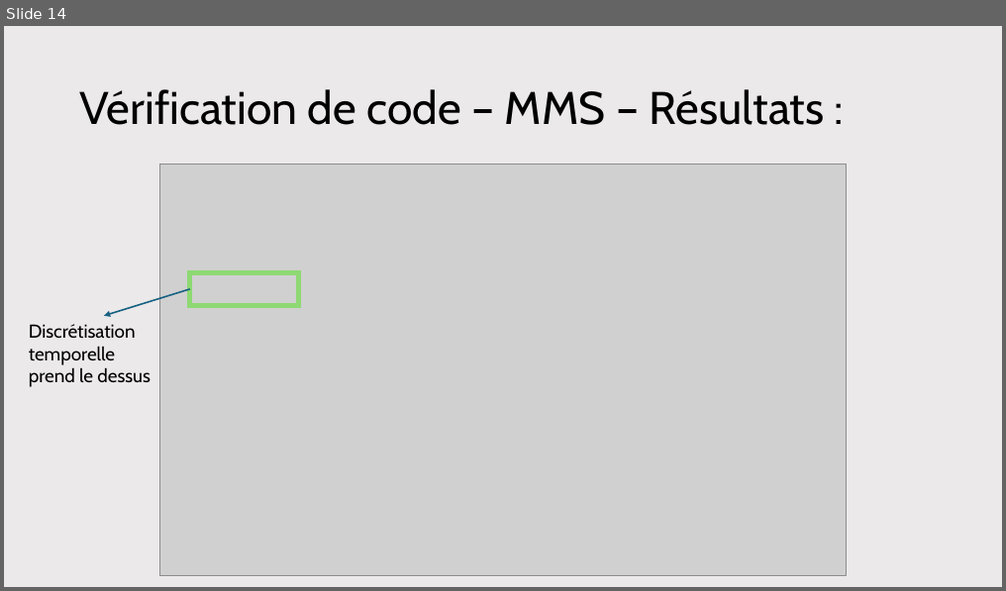
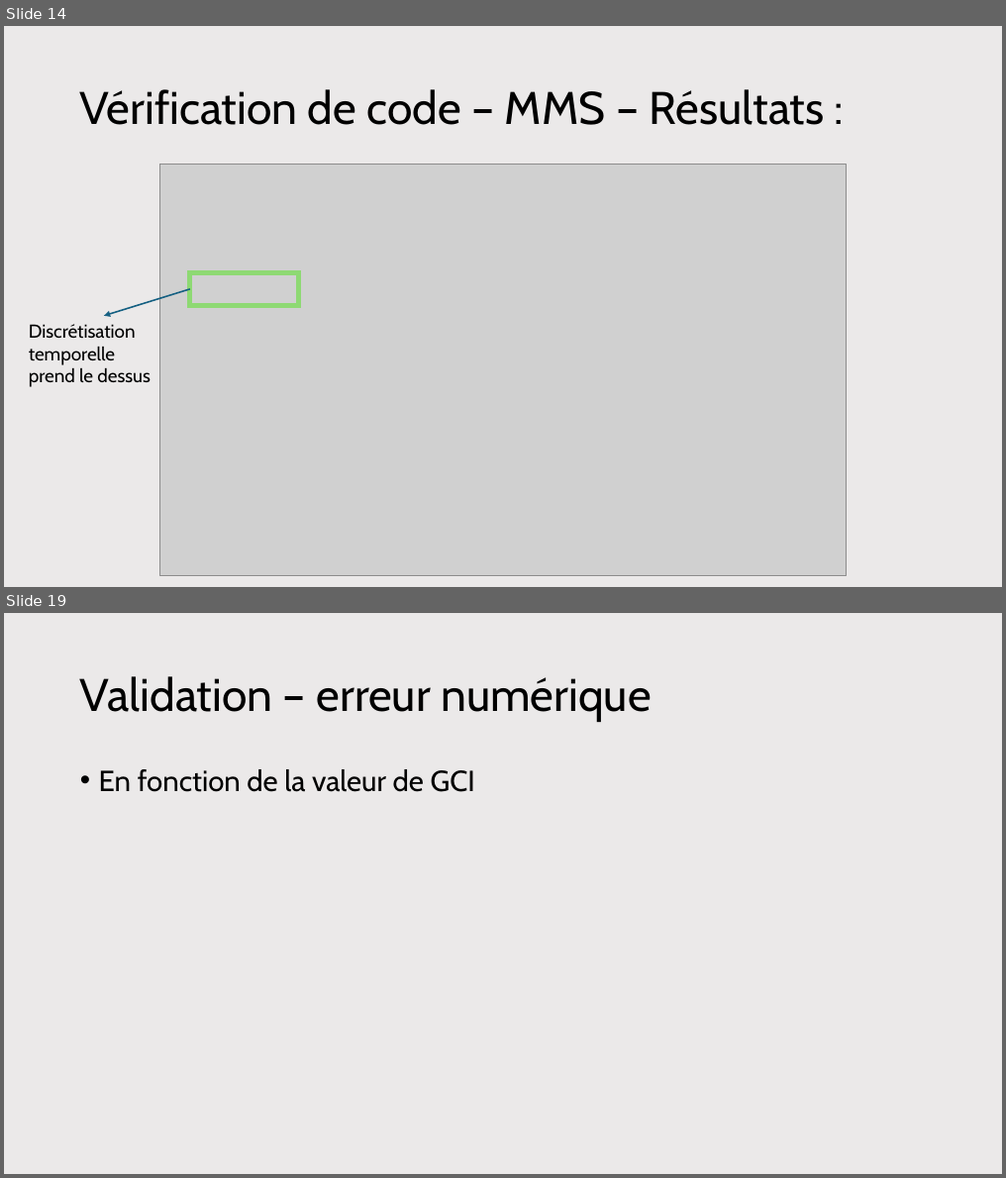
Before and after one commit to antoine-pt/MEC8211, a slide deck: projet_final/projet_final/MEC8211-Projet-final-Presentation.pptx. Shown one above the other, each under a label of ours: slide 14 before the commit, slides 14 and 19 after it; the slides between them are not shown. The pictures are 1006x591 and 1006x1178 pixels, drawn with LibreOffice and Linux fonts; fonts in the diff are those of the drawing; grey boxes stand for pictures. Boxes give left, top, right and bottom in pixels: in the first picture for what was removed or moved away, otherwise in the second. Text is boxed around its words. In the diff, an @@ line names an element or a change of style, - is before the commit and + after.

Commit message:
PWP partie validation v1
Partie validation en cours de construction

```diff
--- a/projet_final/projet_final/MEC8211-Projet-final-Presentation.pptx
+++ b/projet_final/projet_final/MEC8211-Projet-final-Presentation.pptx
@@ slide 19 added at (x1=4, y1=613, x2=1002, y2=1174), background #EBE9E9 @@
@@ title added at (x1=80, y1=676, x2=650, y2=722), 44 pt, text #000000 @@
+Validation – erreur numérique
@@ text added at (x1=99, y1=769, x2=475, y2=792), 28 pt, text #000000 @@
+• En fonction de la valeur de GCI
```
Also in this commit, not shown: 5 other slides added.
